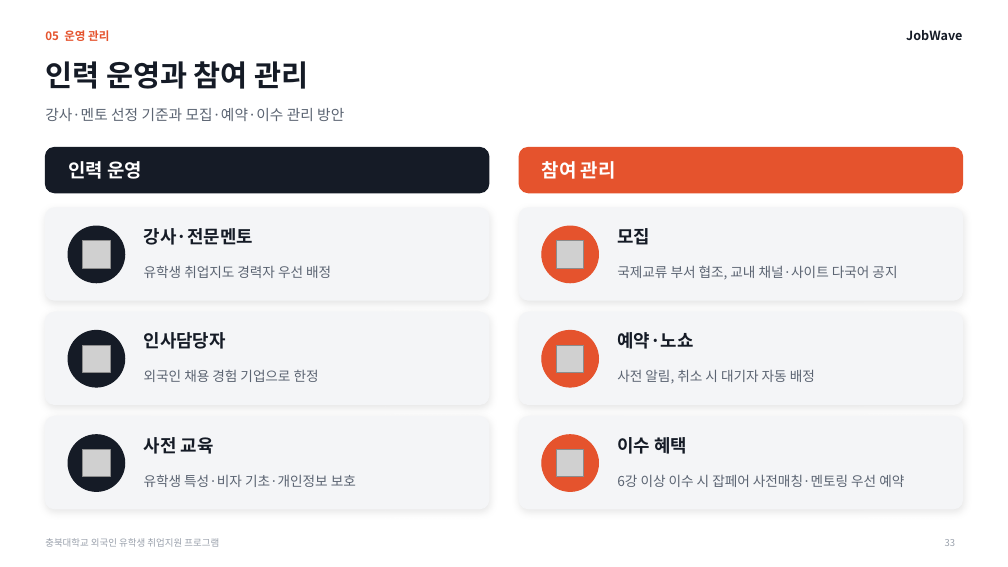
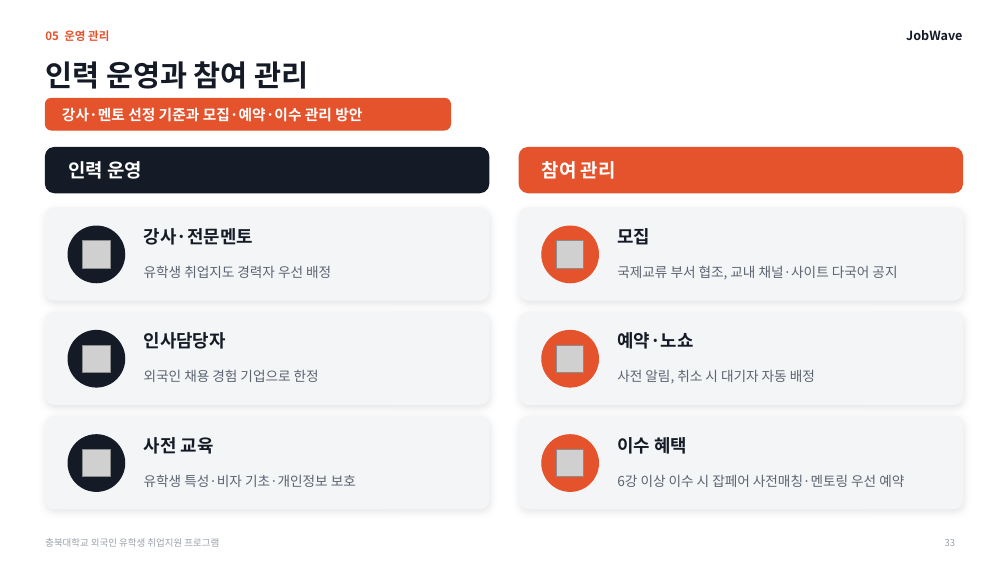
Before and after one commit to job-wave/Codex, a slide deck: slide 33 of output/jobwave-cbnu-proposal/JobWave_proposal_visual.pptx. Drawn at 1008x567 pixels with LibreOffice and Linux fonts; fonts in the diff are those of the drawing; grey boxes stand for pictures. Boxes give left, top, right and bottom in pixels: in the first picture for what was removed or moved away, otherwise in the second. Text is boxed around its words. In the diff, an @@ line names an element or a change of style, - is before the commit and + after.

```diff
--- a/output/jobwave-cbnu-proposal/JobWave_proposal_visual.pptx
+++ b/output/jobwave-cbnu-proposal/JobWave_proposal_visual.pptx
@@ rounded rectangle added at (45, 98, 451, 130), fill #E5532D, outline #E5532D 1 pt @@
@@ text "강사·멘토 선정 기준과 모집·예약·이수 관리 ...": place and size @@
-text "강사·멘토 선정 기준과 모집·예약·이수 관리 ..." at (45, 108, 344, 121)
+text "강사·멘토 선정 기준과 모집·예약·이수 관리 ..." at (62, 107, 362, 122)
@@ text "강사·멘토 선정 기준과 모집·예약·이수 관리 ..." at (62, 107, 362, 122): text colour #5B6472 to #FFFFFF, bold on @@
```
Also in this commit, not shown: 26 other slides changed, 1 other file.
